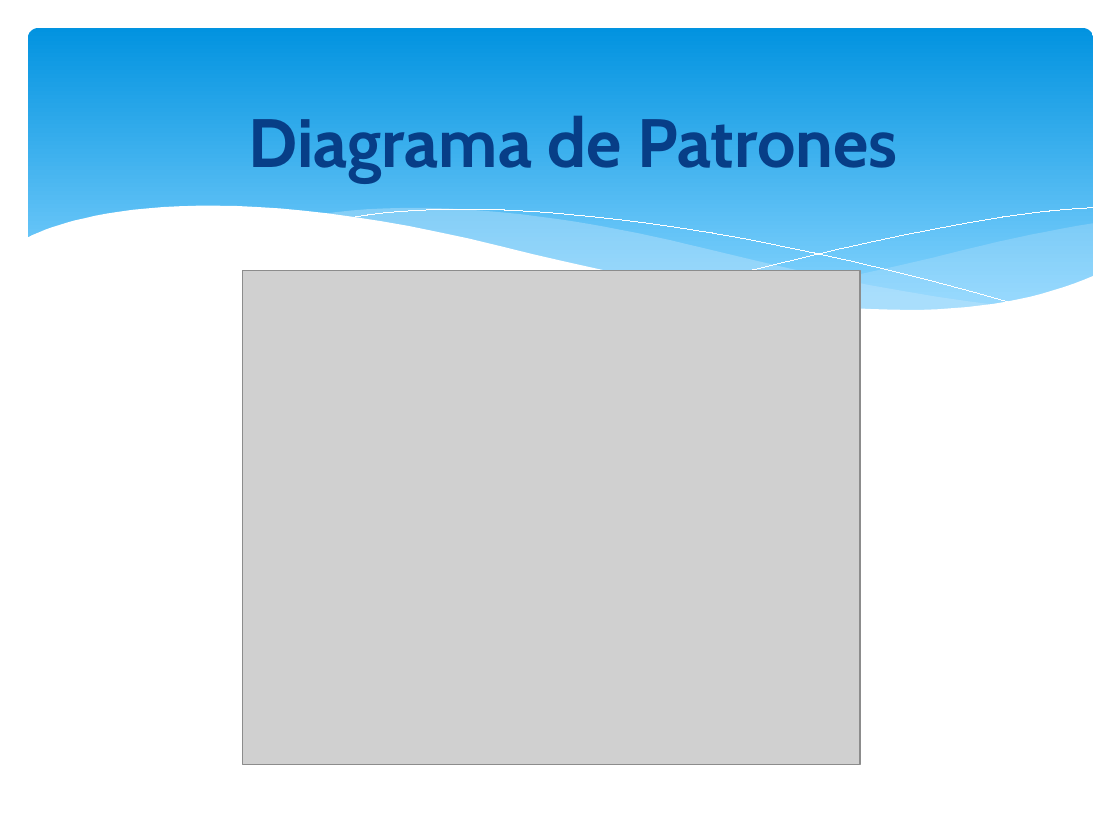
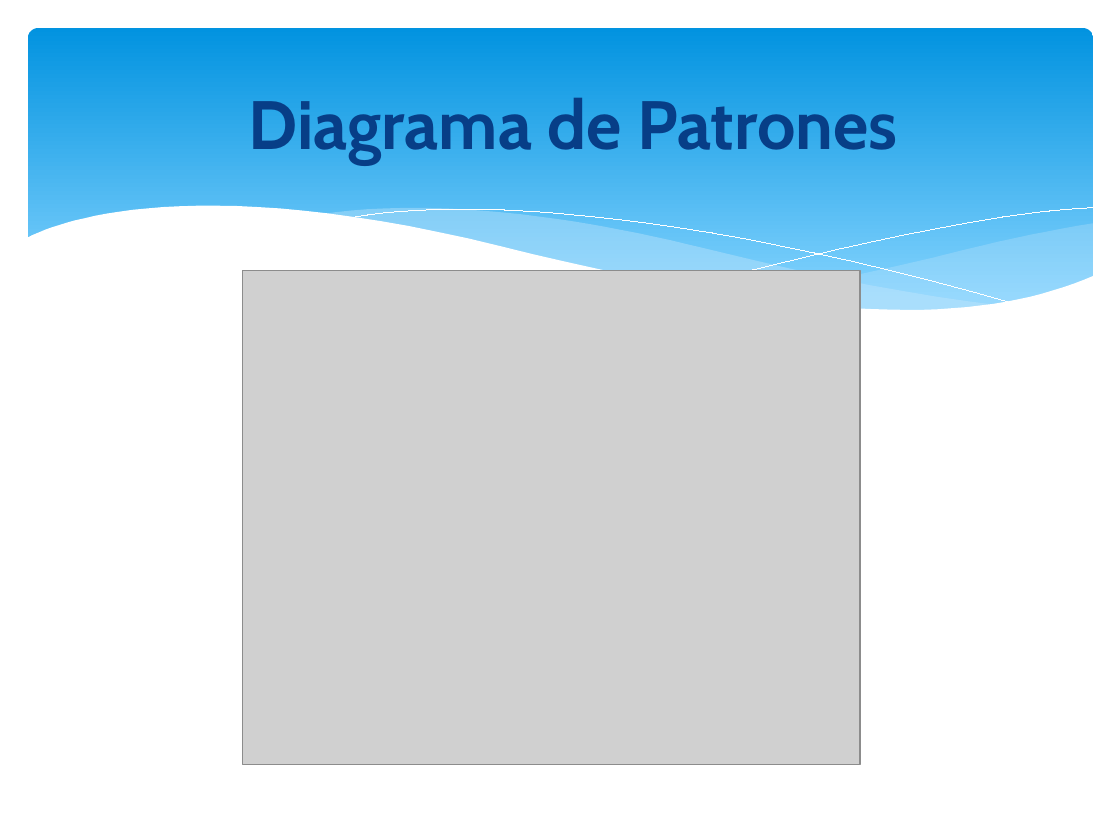
Before and after one commit to orlysemperfi/tp3-contratos-clientes, a slide deck: slide 14 of ITERACION 5/SUBITERACION 2/PRESENTACION01/PPT TP3 PRES02.pptx. Drawn at 1120x840 pixels with LibreOffice and Linux fonts; fonts in the diff are those of the drawing; grey boxes stand for pictures. Boxes give left, top, right and bottom in pixels: in the first picture for what was removed or moved away, otherwise in the second. Text is boxed around its words. In the diff, an @@ line names an element or a change of style, - is before the commit and + after.

```diff
--- a/ITERACION 5/SUBITERACION 2/PRESENTACION01/PPT TP3 PRES02.pptx
+++ b/ITERACION 5/SUBITERACION 2/PRESENTACION01/PPT TP3 PRES02.pptx
@@ text "Diagrama de Patrones": place and size @@
-text "Diagrama de Patrones" at bbox=[248, 116, 897, 183]
+text "Diagrama de Patrones" at bbox=[248, 98, 897, 165]
```
Also in this commit, not shown: 10 other slides changed.
